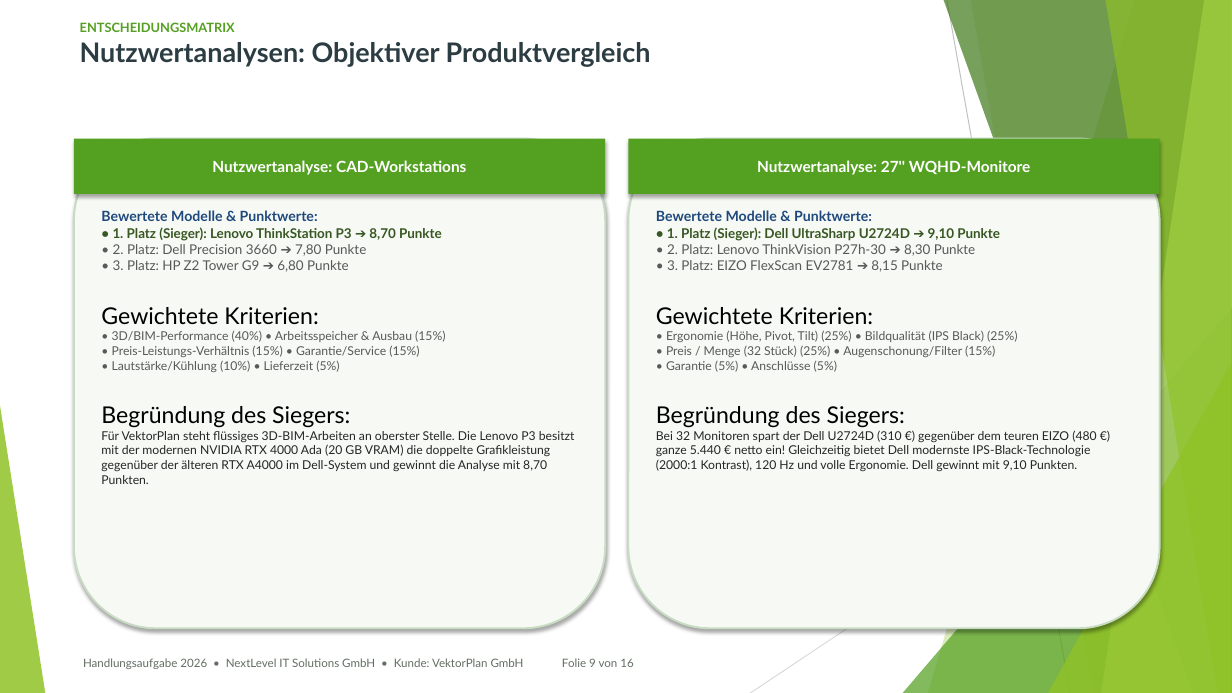
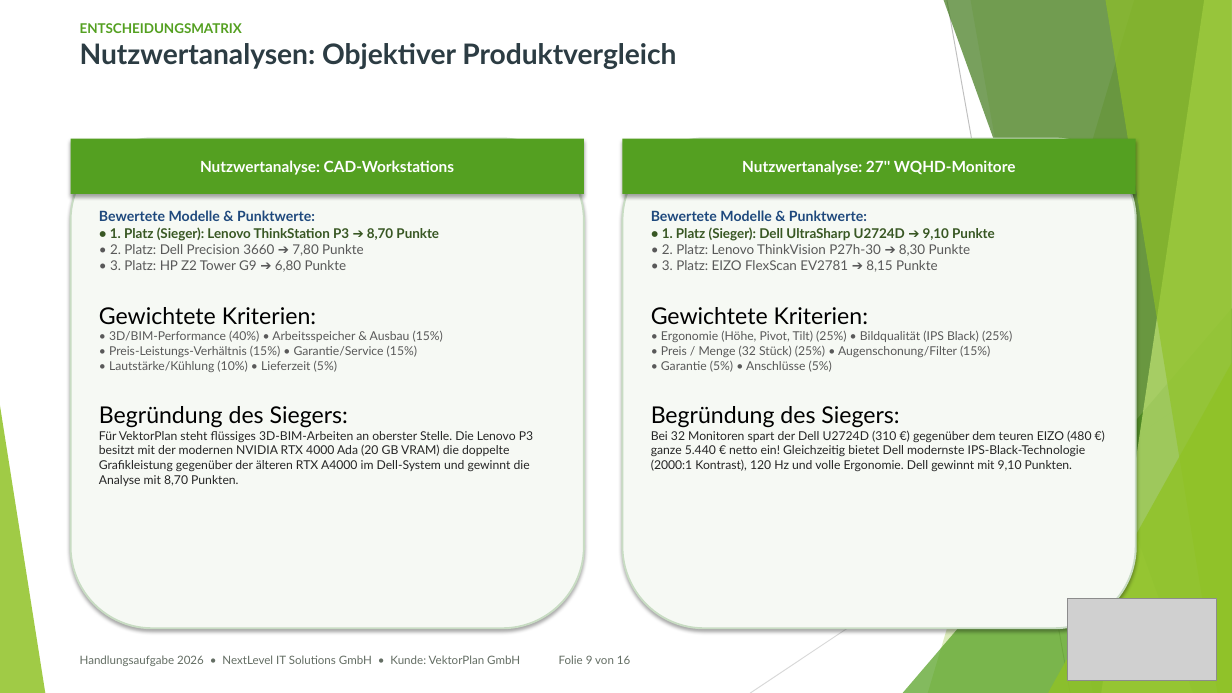
Before and after one commit to kluthjan/projekt_handlungsaufgabe, a slide deck: slide 9 of docs/08_Projektabschluss/Abschlusspraesentation.pptx. Drawn at 1232x693 pixels with LibreOffice and Linux fonts; fonts in the diff are those of the drawing; grey boxes stand for pictures. Boxes give left, top, right and bottom in pixels: in the first picture for what was removed or moved away, otherwise in the second. Text is boxed around its words. In the diff, an @@ line names an element or a change of style, - is before the commit and + after.

Commit message:
Praesentation optimiert: Widescreen-Layout vollstndig ausgenutzt, NextLevel-Logo mit transparentem Hintergrund vergroessert auf allen 16 Folien platziert, Hardware-Badges und PSP korrigiert

```diff
--- a/docs/08_Projektabschluss/Abschlusspraesentation.pptx
+++ b/docs/08_Projektabschluss/Abschlusspraesentation.pptx
@@ text "ENTSCHEIDUNGSMATRIX" at [80, 23, 676, 69]: size 10 to 10.5 pt in "ENTSCHEIDUNGSMATRIX"; size 21 to 22 pt in "Nutzwertanalysen: Objektiver Produktvergleich" @@
@@ rectangle "Nutzwertanalyse: CAD-Workstations": place and size @@
-rectangle "Nutzwertanalyse: CAD-Workstations" at [74, 139, 605, 194]
+rectangle "Nutzwertanalyse: CAD-Workstations" at [70, 139, 584, 194]
@@ rounded rectangle: place and size @@
-rounded rectangle at [74, 139, 605, 628]
+rounded rectangle at [70, 139, 584, 628]
@@ rectangle "Nutzwertanalyse: 27'' WQHD-Monitore": place and size @@
-rectangle "Nutzwertanalyse: 27'' WQHD-Monitore" at [628, 139, 1160, 194]
+rectangle "Nutzwertanalyse: 27'' WQHD-Monitore" at [623, 139, 1137, 194]
@@ rounded rectangle: place and size @@
-rounded rectangle at [628, 139, 1160, 628]
+rounded rectangle at [623, 139, 1137, 628]
@@ text "Bewertete Modelle & Punktwerte:" rewrapped from [101, 210, 575, 484] to [99, 210, 533, 486] @@
@@ text "Bewertete Modelle & Punktwerte:": place and size @@
-text "Bewertete Modelle & Punktwerte:" at [656, 210, 1096, 471]
+text "Bewertete Modelle & Punktwerte:" at [651, 210, 1091, 471]
@@ picture added at [1068, 598, 1217, 680] @@
```
Also in this commit, not shown: 15 other slides changed, 1 other file.
